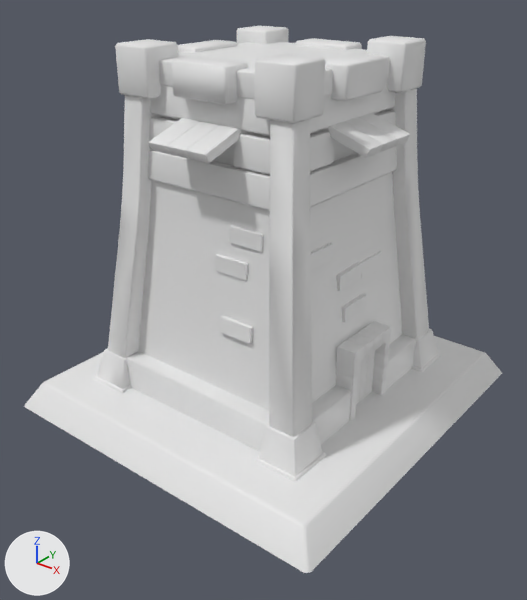
Before and after pictures for a commit that changed the FBX model Assets/_DefendTheFactory/_Sandbox/Rafal/Models/balista/balistaLV1.fbx.
One viewpoint serves both versions: a 50 mm lens placed at (-5.05, -3.51, 2.03), pointed at (-6.95, -1.13, 0.56). Arrows for +X, +Y and +Z are at lower left; the lights stay in place. The picture after the commit comes second. Where no turn or scale is listed for an object, it has been applied to the vertices.
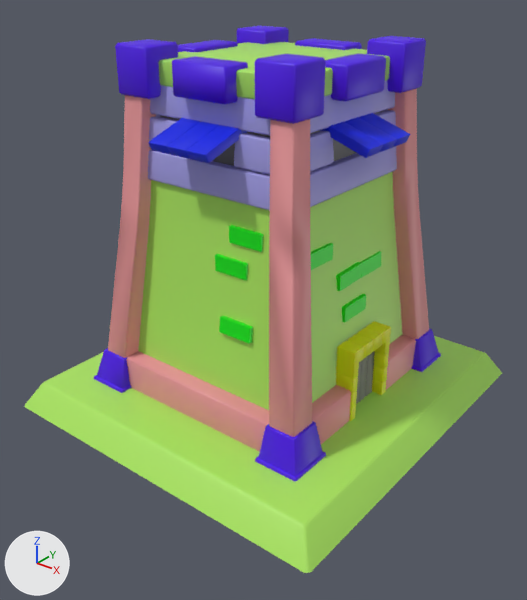
Where the change shows, as pixel boxes [x1, y1, x2, y2] in the pictures (527 x 600 px; the box of a moved part takes in the faces that stretch with it):
part 1 of me_cylinder_001, moved or reshaped: before [126, 88, 428, 452]; after [126, 88, 417, 452]
part 2 of me_cylinder_001, recoloured: [160, 111, 383, 404] in both
part 3 of me_cylinder_001, recoloured (white to pink): [108, 92, 429, 437] in both
part 4 of me_cylinder_001, recoloured (white to blue): [148, 80, 397, 211] in both
part 5 of me_cylinder_001, recoloured (white to blue): [148, 113, 410, 163] in both
part 6 of me_cylinder_001, recoloured: [94, 25, 441, 482] in both
part 7 of me_cylinder_001, recoloured (white to green): [215, 225, 381, 344] in both
part 8 of me_cylinder_001, recoloured (white to green): [24, 42, 502, 573] in both
part 9 of me_cylinder_001, recoloured (white to yellow): [336, 321, 391, 421] in both

Patch to the scene script:
```diff
--- a/Assets/_DefendTheFactory/_Sandbox/Rafal/Models/balista/balistaLV1.fbx.py
+++ b/Assets/_DefendTheFactory/_Sandbox/Rafal/Models/balista/balistaLV1.fbx.py
@@ mat_material_017 @@
+mat_material_017 = principled_material('Material.017')
+mat_material_017.base_color = (0.0, 0.015, 0.8)  # blue #0021e7
@@ mat_material_021 @@
+mat_material_021 = principled_material('Material.021')
+mat_material_021.base_color = (0.197, 0.197, 0.197)  # grey #7b7b7b
@@ mat_material_016 @@
+mat_material_016 = principled_material('Material.016')
+mat_material_016.base_color = (0.0712, 0.0, 0.8)  # purple #4b00e7
@@ mat_material_014 @@
+mat_material_014 = principled_material('Material.014')
+mat_material_014.base_color = (0.8, 0.301, 0.314)  # pink #e79598
@@ mat_material_015 @@
+mat_material_015 = principled_material('Material.015')
+mat_material_015.base_color = (0.368, 0.347, 0.8)  # blue #a39fe7
@@ mat_material_018 @@
+mat_material_018 = principled_material('Material.018')
+mat_material_018.base_color = (0.0, 0.8, 0.00399)  # green #00e70d
@@ mat_material_019 @@
+mat_material_019 = principled_material('Material.019')
+mat_material_019.base_color = (0.775, 0.8, 0.0)  # yellow #e4e700
@@ mat_material_012 @@
+mat_material_012 = principled_material('Material.012')
+mat_material_012.base_color = (0.413, 0.8, 0.118)  # green #ace760
@@ me_cylinder_001 @@
-me_cylinder_001.from_pydata(...)  # 1737 vertices, 1286 faces; spans x -1.86..-0.14, y -1.89..-0.11, z -0.01..1.68
+me_cylinder_001.from_pydata(...)  # 1730 vertices, 1282 faces; spans x -1.86..-0.14, y -1.89..-0.11, z -0.01..1.68
+# me_cylinder_001 part 1
+# 4 vertices are removed from x -0.57..-0.52, y -0.56..-0.5, z 0.91..1.55
+# 60 faces are deleted
+# 1 vertex moves within x -0.49, y -1.0, z 0.41
+# 44 new faces join them, mat_material_014 (pink #e79598)
+# 5 new faces join them, mat_material_021 (grey #7b7b7b)
+# 8 new faces join them, mat_material_019 (yellow #e4e700)
+# me_cylinder_001 part 2: 10 faces spanning x -1.34..-0.49, y -1.35..-0.65, z 0.12..1.54 switch from no material to mat_material_021 (grey #7b7b7b)
+# me_cylinder_001 part 3: 133 faces spanning x -1.56..-0.44, y -1.58..-0.42, z 0.11..1.55 switch from no material to mat_material_014 (pink #e79598)
+# me_cylinder_001 part 4: 95 faces spanning x -1.42..-0.58, y -1.43..-0.57, z 1.12..1.53 switch from no material to mat_material_015 (blue #a39fe7)
+# me_cylinder_001 part 5: 316 faces spanning x -1.58..-0.42, y -1.6..-0.4, z 1.31..1.42 switch from no material to mat_material_017 (blue #0021e7)
+# me_cylinder_001 part 6: 325 faces spanning x -1.62..-0.38, y -1.64..-0.36, z 0.11..1.68 switch from no material to mat_material_016 (purple #4b00e7)
+# me_cylinder_001 part 7: 67 faces spanning x -1.5..-0.54, y -1.49..-0.5, z 0.31..1.07 switch from no material to mat_material_018 (green #00e70d)
+# me_cylinder_001 part 8: 54 faces spanning x -1.86..-0.14, y -1.89..-0.11, z -0.01..1.62 switch from no material to mat_material_012 (green #ace760)
+# me_cylinder_001 part 9: 149 faces spanning x -0.52..-0.44, y -1.15..-0.85, z 0.09..0.47 switch from no material to mat_material_019 (yellow #e4e700)
+# other edits to the shape of me_cylinder_001 do not show in these pictures
+me_cylinder_001.materials.append(mat_material_020)  # cyan #3ae7df
```
